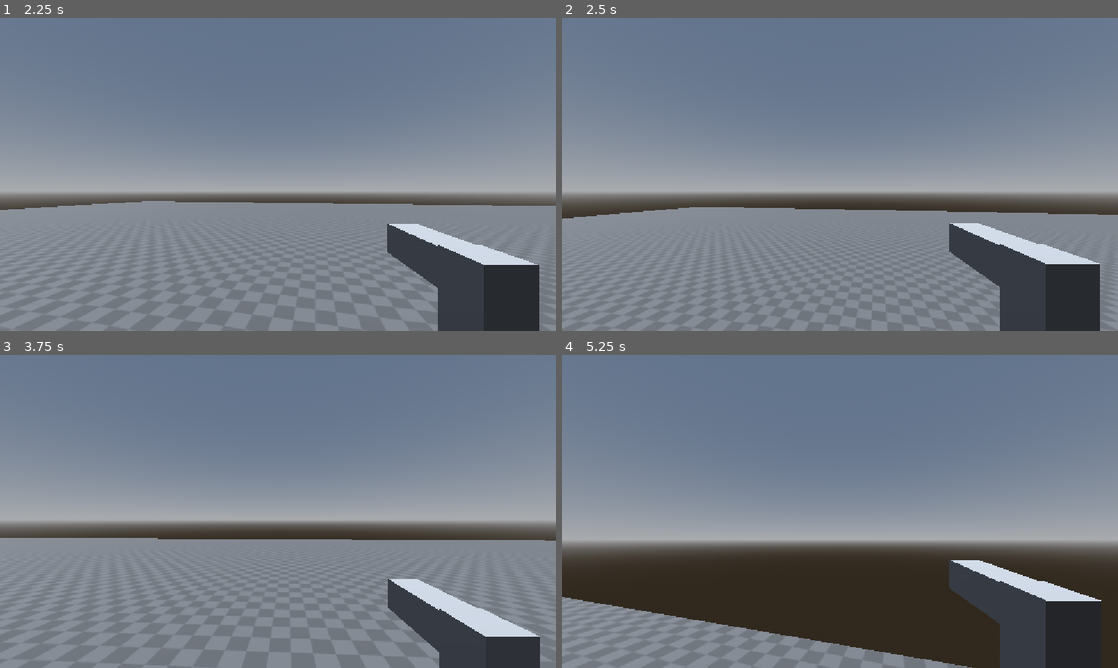
Above: before the commit, frames 1-4 (two rows, left to right).
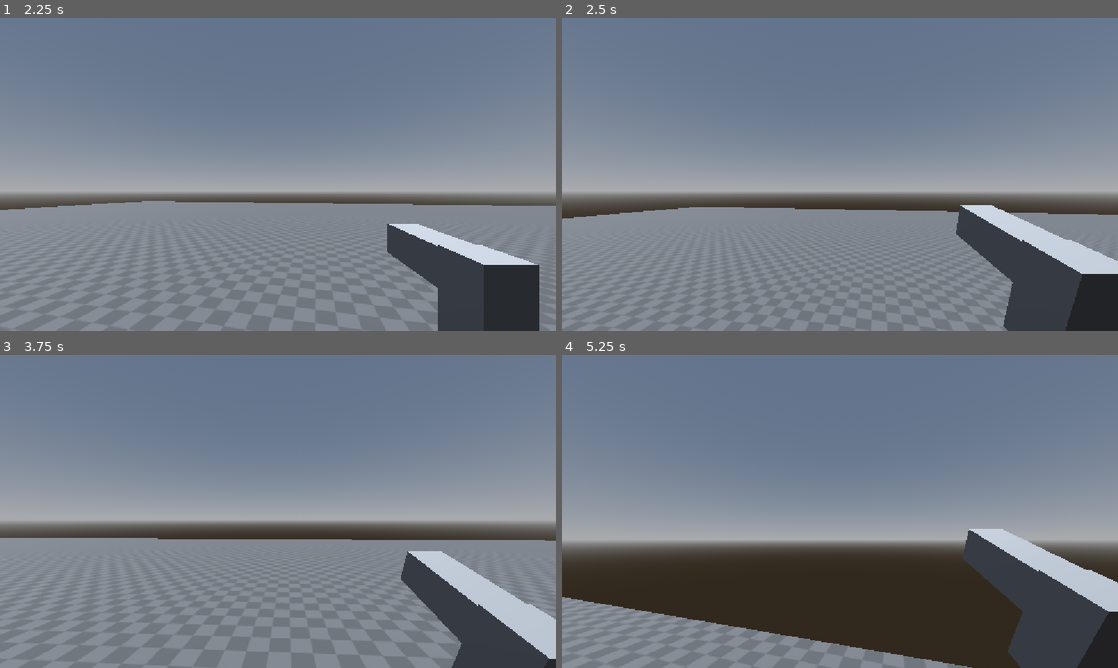
Above: after the commit, the same moments.

Repository: pfoury/multi-gun.s
Game: Godot game, scene res://scenes/main.tscn
Two runs of this game, one before a commit and one after it. Both use one fixed random seed, a clock stepped at 60 frames per second and the inputs below.
Inputs (mouse positions are in pixels of both pictures, inside the frame that each line leads up to):
- Up to frame 1 (2.25 s): tap Enter at 0.5 s; move the mouse to (400, 158) at 0.52 s; press the mouse at (400, 158) at 0.53 s; hold D (move_right) 0.53-1.25 s; tap Space (jump) at 0.77 s; tap ` (spawn) at 0.8, 2.1 s; release the mouse at (400, 158) at 1.25 s; click "Host" at 1.25 s; move the mouse to (250, 174) at 2.02 s; hold W (move_forward) from 2.03 s (still down)
- Up to frame 2 (2.5 s): keep holding W (move_forward); tap Space (jump) at 2.27 s; click (812, 174) at 2.3 s
- Up to frame 3 (3.75 s): keep holding W (move_forward); move the mouse to (289, 505) at 2.77 s; hold Ctrl (crouch) 2.78-3.53 s; tap ` (spawn) at 3.05 s; move the mouse to (272, 517) at 3.52 s; click (272, 517) at 3.6 s
- Up to frame 4 (5.25 s): keep holding W (move_forward); tap Space (jump) at 3.77, 4.52 s; move the mouse to (878, 514) at 4.27 s; hold ` (spawn) 4.28-5.03 s; move the mouse to (795, 508) at 5.02 s; click (795, 508) at 5.1 s

Frame 1 is identical in both runs. In frame 2, 3.8% of the frame differs, in the area x 69-100%, y 59-100%; in frame 3, 5.7%; in frame 4, 7.0%, in the area x 69-100%, y 55-100%.

Commit message:
Add muzzle flash particles

Diff:
--- a/scenes/particles/dust_walk_particles.tscn
+++ b/scenes/particles/dust_walk_particles.tscn
@@ -1,6 +1,6 @@
 [gd_scene format=3 uid="uid://dbgaoqqj4mgmm"]
 
-[ext_resource type="Script" uid="uid://b7e24ha302bvn" path="res://scripts/small_particles_class.gd" id="1_t81np"]
+[ext_resource type="Script" uid="uid://b7e24ha302bvn" path="res://scripts/classes/small_particles_class.gd" id="1_t81np"]
 
 [sub_resource type="Gradient" id="Gradient_qkvjf"]
 colors = PackedColorArray(0.3403393, 0.34033933, 0.3403393, 1, 1, 1, 1, 1)
--- /dev/null
+++ b/scenes/particles/muzzle_flash_particles.tscn
@@ -0,0 +1,91 @@
+[gd_scene format=3 uid="uid://hc8fncakv2hu"]
+
+[ext_resource type="Script" uid="uid://b7e24ha302bvn" path="res://scripts/classes/small_particles_class.gd" id="1_eu5y4"]
+
+[sub_resource type="Curve" id="Curve_3r16n"]
+_data = [Vector2(0, 0), 0.0, 24.10111, 0, 0, Vector2(0.2666667, 1), 0.0, -4.907467, 0, 0, Vector2(0.9878788, 0.033707857), 0.122776955, 0.0, 0, 0]
+point_count = 3
+
+[sub_resource type="CurveTexture" id="CurveTexture_hyur1"]
+curve = SubResource("Curve_3r16n")
+
+[sub_resource type="ParticleProcessMaterial" id="ParticleProcessMaterial_ogq8d"]
+lifetime_randomness = 0.4
+particle_flag_align_y = true
+emission_shape_offset = Vector3(0, 0, 0.17)
+emission_shape_scale = Vector3(0.015, 0.02, 0.15)
+emission_shape = 3
+emission_box_extents = Vector3(1, 1, 1)
+direction = Vector3(0, 0, 1)
+spread = 20.0
+initial_velocity_min = 6.0
+initial_velocity_max = 10.0
+gravity = Vector3(0, 0, 0)
+scale_min = 0.19999999
+scale_curve = SubResource("CurveTexture_hyur1")
+
+[sub_resource type="StandardMaterial3D" id="StandardMaterial3D_eu5y4"]
+blend_mode = 1
+diffuse_mode = 3
+vertex_color_use_as_albedo = true
+albedo_color = Color(1, 0.49411765, 0, 1)
+
+[sub_resource type="SphereMesh" id="SphereMesh_eg0p3"]
+material = SubResource("StandardMaterial3D_eu5y4")
+radius = 0.05
+height = 0.2
+radial_segments = 6
+rings = 4
+
+[sub_resource type="Curve" id="Curve_ppsfj"]
+_data = [Vector2(0, 0), 0.0, 17.30336, 0, 0, Vector2(0.37575763, 0.3146068), 0.0, 2.2247198, 0, 0, Vector2(1, 0), -8.1882105, 0.0, 0, 0]
+point_count = 3
+
+[sub_resource type="CurveTexture" id="CurveTexture_g2uht"]
+curve = SubResource("Curve_ppsfj")
+
+[sub_resource type="ParticleProcessMaterial" id="ParticleProcessMaterial_eg0p3"]
+lifetime_randomness = 0.5
+particle_flag_align_y = true
+direction = Vector3(0, 0, 1)
+spread = 90.0
+initial_velocity_min = 5.0
+initial_velocity_max = 10.0
+gravity = Vector3(0, 0, 0)
+scale_min = 0.5
+scale_max = 0.79999995
+scale_curve = SubResource("CurveTexture_g2uht")
+
+[sub_resource type="StandardMaterial3D" id="StandardMaterial3D_irt5y"]
+blend_mode = 1
+diffuse_mode = 3
+vertex_color_use_as_albedo = true
+albedo_color = Color(1, 0.49411765, 0, 1)
+
+[sub_resource type="CylinderMesh" id="CylinderMesh_nm4qu"]
+material = SubResource("StandardMaterial3D_irt5y")
+top_radius = 0.0
+bottom_radius = 0.025
+height = 0.15
+radial_segments = 4
+
+[node name="MuzzleFlashParticles" type="Node3D" unique_id=1319496898]
+script = ExtResource("1_eu5y4")
+metadata/_custom_type_script = "uid://b7e24ha302bvn"
+
+[node name="Clouds" type="GPUParticles3D" parent="." unique_id=1616857875]
+transform = Transform3D(1, 0, 0, 0, 0.9999992, 0.001262594, 0, -0.001262594, 0.9999992, 0, 0, 0)
+amount = 10
+lifetime = 0.09999999999999999
+explosiveness = 1.0
+fixed_fps = 0
+process_material = SubResource("ParticleProcessMaterial_ogq8d")
+draw_pass_1 = SubResource("SphereMesh_eg0p3")
+
+[node name="Sparks" type="GPUParticles3D" parent="." unique_id=316841177]
+amount = 4
+lifetime = 0.05
+explosiveness = 1.0
+fixed_fps = 0
+process_material = SubResource("ParticleProcessMaterial_eg0p3")
+draw_pass_1 = SubResource("CylinderMesh_nm4qu")
--- a/scenes/weapons/pistol.tscn
+++ b/scenes/weapons/pistol.tscn
@@ -1,6 +1,6 @@
 [gd_scene format=3 uid="uid://bxmrs4l4l1xbm"]
 
-[ext_resource type="Script" uid="uid://djo4d746r6i34" path="res://scripts/weapon_class.gd" id="1_4jni1"]
+[ext_resource type="Script" uid="uid://djo4d746r6i34" path="res://scripts/classes/weapon_class.gd" id="1_4jni1"]
 
 [sub_resource type="BoxShape3D" id="BoxShape3D_ogq8d"]
 size = Vector3(0.05, 0.06, 0.08)
@@ -125,7 +125,7 @@
 mesh = SubResource("BoxMesh_ogq8d")
 
 [node name="MuzzleFlash" type="Node3D" parent="Pivot" unique_id=991664061]
-transform = Transform3D(1, 0, 0, 0, 1, 0, 0, 0, 1, 0, 0.15012154, -0.50996405)
+transform = Transform3D(1, 0, 0, 0, 1, 0, 0, 0, 1, 0, 0.15012154, -0.45462745)
 
 [node name="AnimationPlayer" type="AnimationPlayer" parent="." unique_id=620906404]
 libraries/ = SubResource("AnimationLibrary_60a84")
--- a/scripts/weapon_class.gd
+++ b/scripts/classes/weapon_class.gd
@@ -12,10 +12,14 @@
 @export var max_ammo : int = 12
 @export var is_scopable : bool = true
 
+@export var muzzle_flash_particles_scene : PackedScene = load("res://scenes/particles/muzzle_flash_particles.tscn")
+
 @onready var animations = $AnimationPlayer
 @onready var weapon_pivot = $Pivot
 @onready var muzzle_flash_position = weapon_pivot.find_child("MuzzleFlash")
 @onready var fire_timer = $FireTimer
+@onready var guns_folder = $".."
+@onready var player = $"../.."
 
 var stats: Dictionary = {
 	"damage": damage,
@@ -48,6 +52,12 @@
 	animations.stop()
 	animations.play("shoot")
 
+	var muzzle_flash_particles = muzzle_flash_particles_scene.instantiate()
+
+	muzzle_flash_particles.rotation = muzzle_flash_position.rotation + Vector3(0, PI, 0)
+
+	muzzle_flash_position.add_child(muzzle_flash_particles)
+
 
 func play_equip_animation() -> void:
 	animations.play("equip")
--- a/scripts/mainGame.gd
+++ b/scripts/mainGame.gd
@@ -52,7 +52,11 @@
 	rpc("receive_creation_of_test_object", result)
 
 
-func register_shoot(data, peer_id) -> void:
+func register_shoot(peer_id) -> void:
+	rpc("receive_player_shoot_animation", peer_id)
+
+
+func get_shoot_on(data, peer_id) -> void:
 	var result : Dictionary = {
 		"instance_id": data["collider_id"],
 		"instance_name": instance_from_id(data["collider_id"]).name,
@@ -97,12 +101,19 @@
 		objects_folder.add_child(testobject)
 
 
-@rpc("call_local", "any_peer", "reliable")
+@rpc("call_local", "any_peer", "reliable") # Creates object ON ALL clients
 func receive_damage_enemy(data) -> void:
 	var enemy = objects_folder.get_node(str(data["instance_name"]))
 
 	if enemy != null:
 		enemy.get_damaged(data["damage"])
+
+
+@rpc("call_local", "any_peer", "unreliable") # Creates object ON ALL clients, but package may be lost
+func receive_player_shoot_animation(data):
+	var player = players_folder.get_node(str(data))
+
+	player.guns_folder.get_node("gun").play_shoot_animation()
 
 
 @rpc("call_local", "any_peer", "reliable") # Creates object ON ALL clients
--- a/scripts/player.gd
+++ b/scripts/player.gd
@@ -70,11 +70,6 @@
 			velocity.x = lerp(velocity.x, 0.0, delta * MOVE_LERP_WEIGHT)
 			velocity.z = lerp(velocity.z, 0.0, delta * MOVE_LERP_WEIGHT)
 
-	# For MultiplayerSynchronizer
-	velocity_length = velocity.length()
-	is_walk_timer_stopped = walk_timer.is_stopped()
-	is_player_on_floor = is_on_floor()
-
 
 func _process(delta: float) -> void:
 	if not is_multiplayer_authority(): return
@@ -82,6 +77,11 @@
 	global_rotation.y = first_person_camera.global_rotation.y
 	guns_folder.rotation.y -= first_person_camera.rotation.y
 	first_person_camera.rotation.y = 0
+
+	# For MultiplayerSynchronizer
+	velocity_length = velocity.length()
+	is_walk_timer_stopped = walk_timer.is_stopped()
+	is_player_on_floor = is_on_floor()
 
 	move_and_slide()
 	update_player_height(delta)
@@ -106,19 +106,22 @@
 		main_scene.add_test_object(result)
 
 	if event.is_action_pressed("shoot"): # Pretty much the same code as the code for spawning
-		# Setting up raycast from the player's camera
-		var players_cam = first_person_camera.global_position
-		var to = players_cam + -first_person_camera.global_transform.basis.z * 1000.0
+		main_scene.register_shoot(multiplayer.get_unique_id())
 
-		# Creating raycast
-		var query = PhysicsRayQueryParameters3D.create(players_cam, to)
-		query.exclude = [self]
+		if len(guns_folder.get_children()) != 0:
+			# Setting up raycast from the player's camera
+			var players_cam = first_person_camera.global_position
+			var to = players_cam + -first_person_camera.global_transform.basis.z * 1000.0
 
-		# Getting first intersect with raycast
-		var result = get_world_3d().direct_space_state.intersect_ray(query)
+			# Creating raycast
+			var query = PhysicsRayQueryParameters3D.create(players_cam, to)
+			query.exclude = [self]
 
-		if result != {}:
-			main_scene.register_shoot(result, multiplayer.get_unique_id())
+			# Getting first intersect with raycast
+			var result = get_world_3d().direct_space_state.intersect_ray(query)
+
+			if result != {}:
+				main_scene.get_shoot_on(result, multiplayer.get_unique_id())
 
 
 func update_player_height(delta) -> void:
Renamed: scripts/small_particles_class.gd -> scripts/classes/small_particles_class.gd
Renamed: scripts/small_particles_class.gd.uid -> scripts/classes/small_particles_class.gd.uid
Renamed: scripts/weapon_class.gd.uid -> scripts/classes/weapon_class.gd.uid
